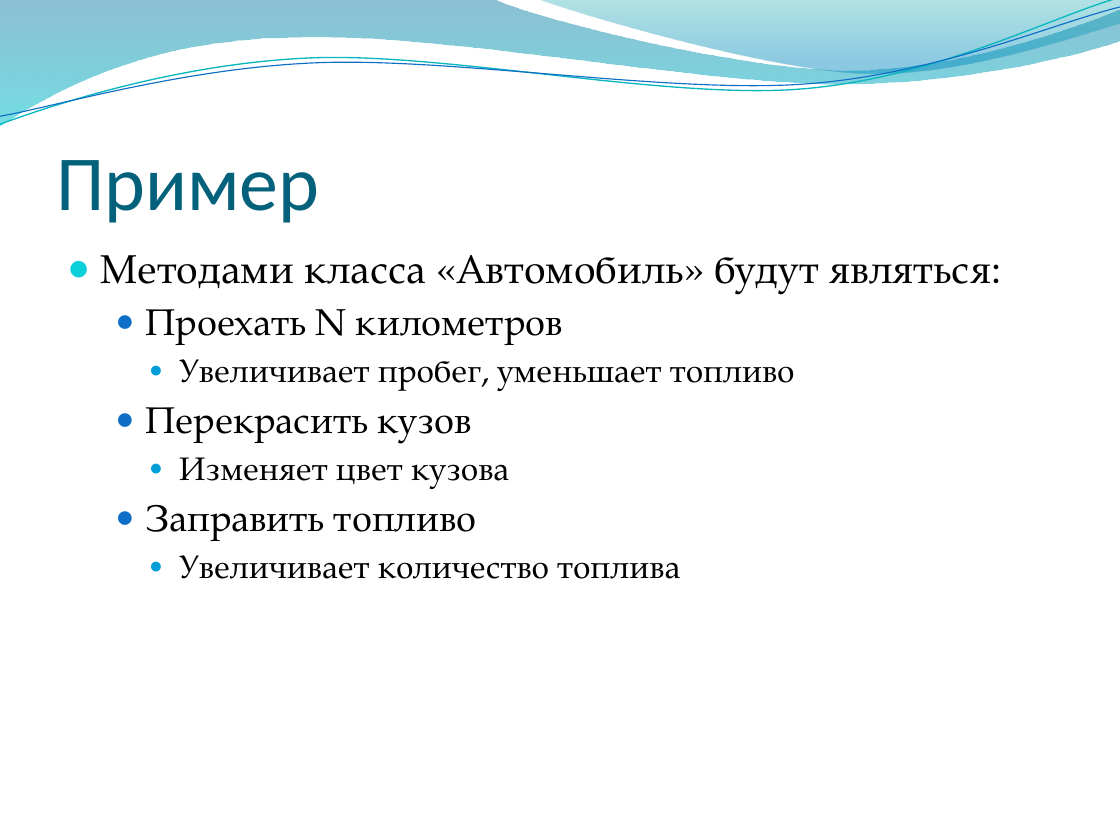
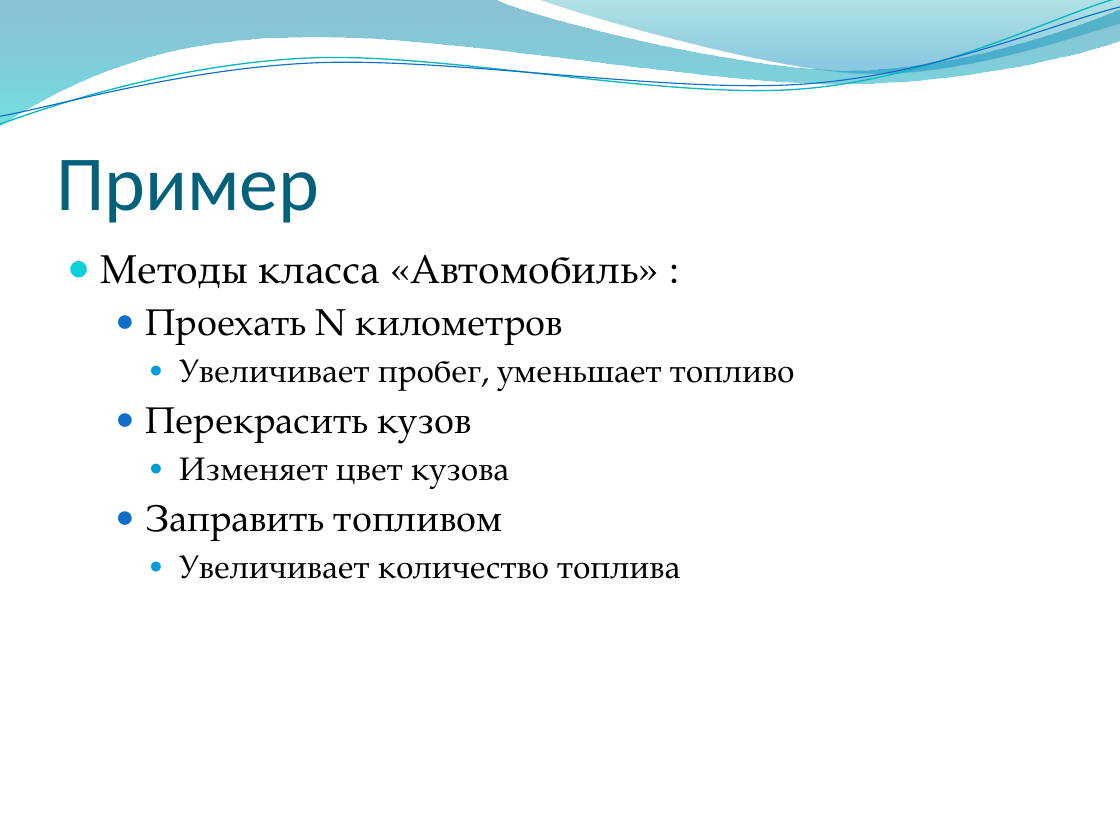
Before and after one commit to alexey-malov/oop, a slide deck: slide 9 of lectures/02/Основы ООП.pptx. Drawn at 1120x840 pixels with LibreOffice and Linux fonts; fonts in the diff are those of the drawing; background and template pictures are left out. Boxes give left, top, right and bottom in pixels: in the first picture for what was removed or moved away, otherwise in the second. Text is boxed around its words. In the diff, an @@ line names an element or a change of style, - is before the commit and + after.

```diff
--- a/lectures/02/Основы ООП.pptx
+++ b/lectures/02/Основы ООП.pptx
@@ text at (101, 255, 638, 288): text changed @@
-● Методами класса «Автомобиль» будут являться:
+● Методы класса «Автомобиль» :
@@ text at (146, 504, 503, 541): text changed @@
-  ● Заправить топливо
+  ● Заправить топливом
```
Also in this commit, not shown: 8 other slides changed, 1 slide added, 1 other file.
